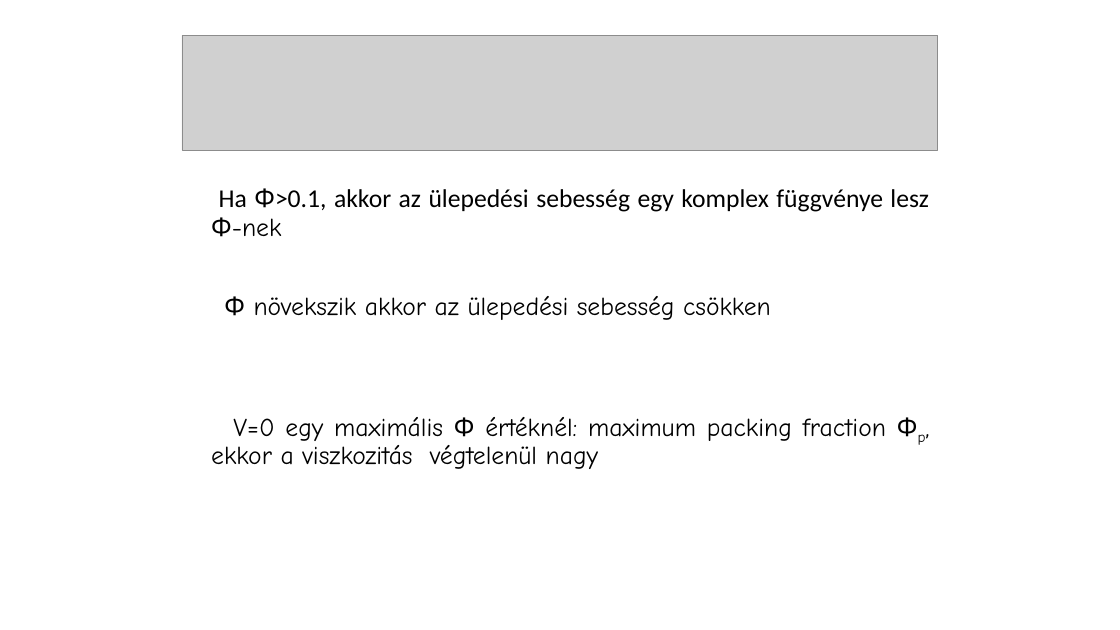
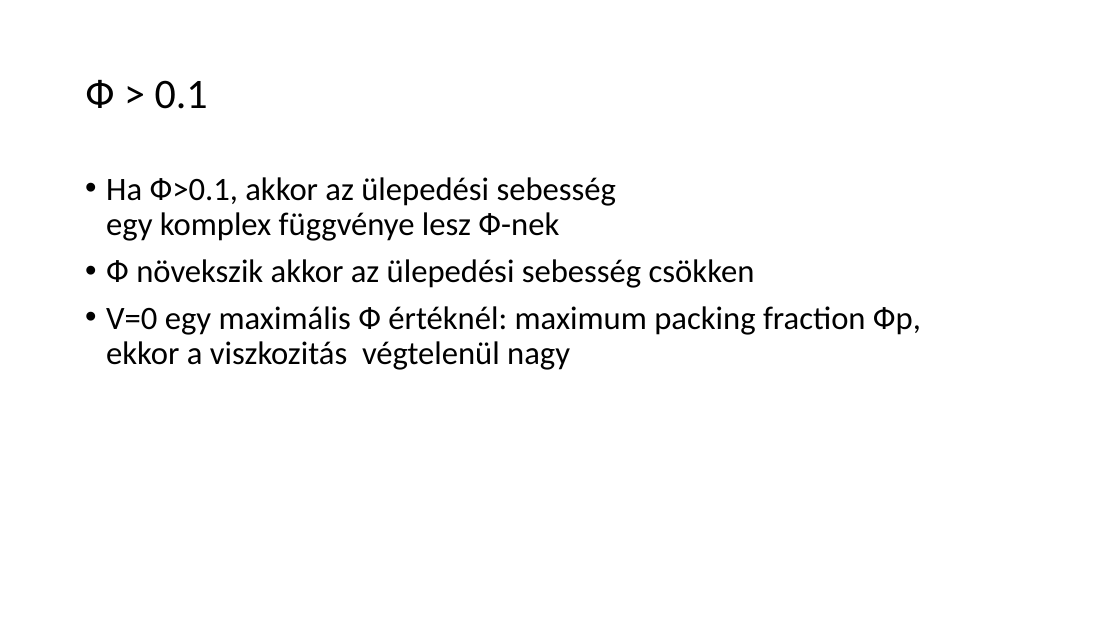
Before and after one commit to LilianaBohus/chemistry-presenations, a slide deck: slide 14 of oil-based-suspensions.ppt (slide 15 before the commit). Drawn at 1120x630 pixels with LibreOffice and Linux fonts; fonts in the diff are those of the drawing; grey boxes stand for pictures. Boxes give left, top, right and bottom in pixels: in the first picture for what was removed or moved away, otherwise in the second. Text is boxed around its words. In the diff, an @@ line names an element or a change of style, - is before the commit and + after.

```diff
--- a/oil-based-suspensions.ppt
+++ b/oil-based-suspensions.ppt
@@ picture removed at bbox=[182, 35, 938, 150] @@
@@ title added at bbox=[85, 79, 208, 109], 36 pt, text #000000 @@
+Ф > 0.1
@@ text "Ha Ф>0.1, akkor az ülepedési ...": place and size @@
-text "Ha Ф>0.1, akkor az ülepedési ..." at bbox=[211, 188, 929, 469]
+text "Ha Ф>0.1, akkor az ülepedési ..." at bbox=[106, 177, 921, 370]
@@ text "Ha Ф>0.1, akkor az ülepedési ..." at bbox=[106, 177, 921, 370]: size 22 to 28 pt; font Comic Neue to Calibri in "Ф>0.1, Ф-nek", "Ф növekszik akkor az ülepedési sebesség csökken", "V=0 egy maximális Ф értéknél: maximum packing ..."; now on the baseline in "Фp,"; alignment justified to left; bullet none to • @@
```
Also in this commit, not shown: 9 other slides changed, 3 slides added, 3 slides removed.
